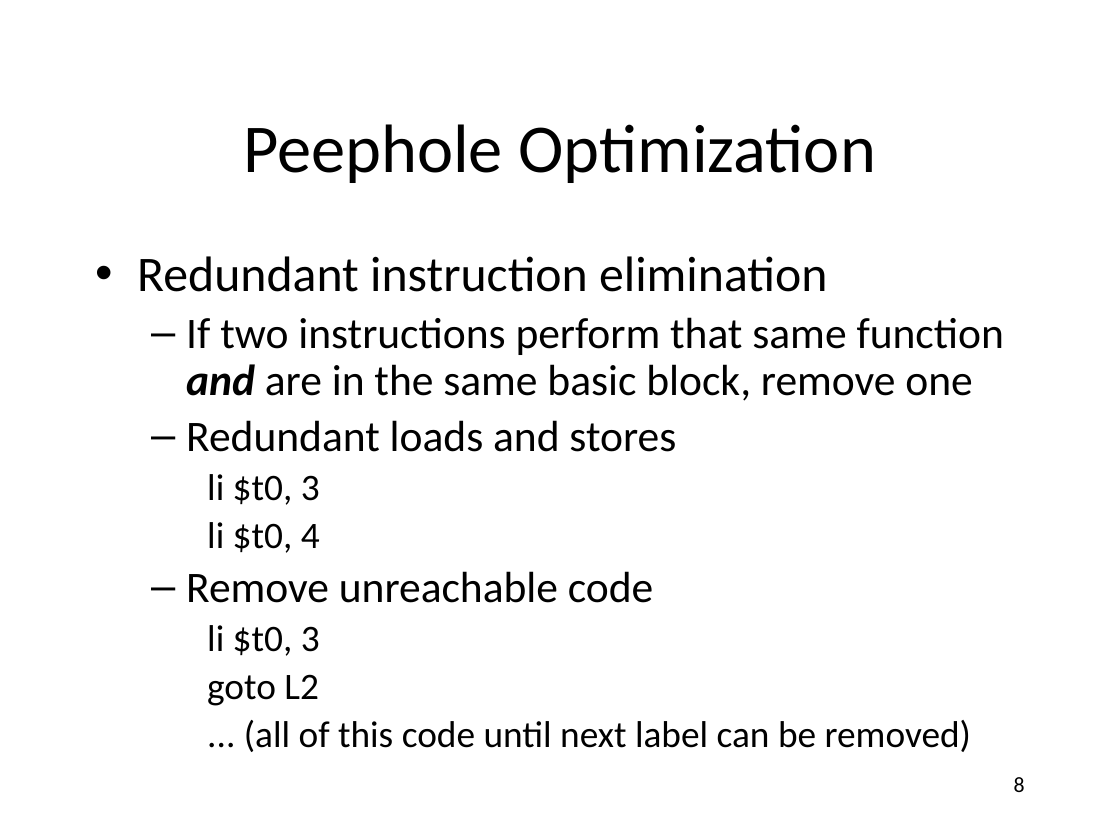
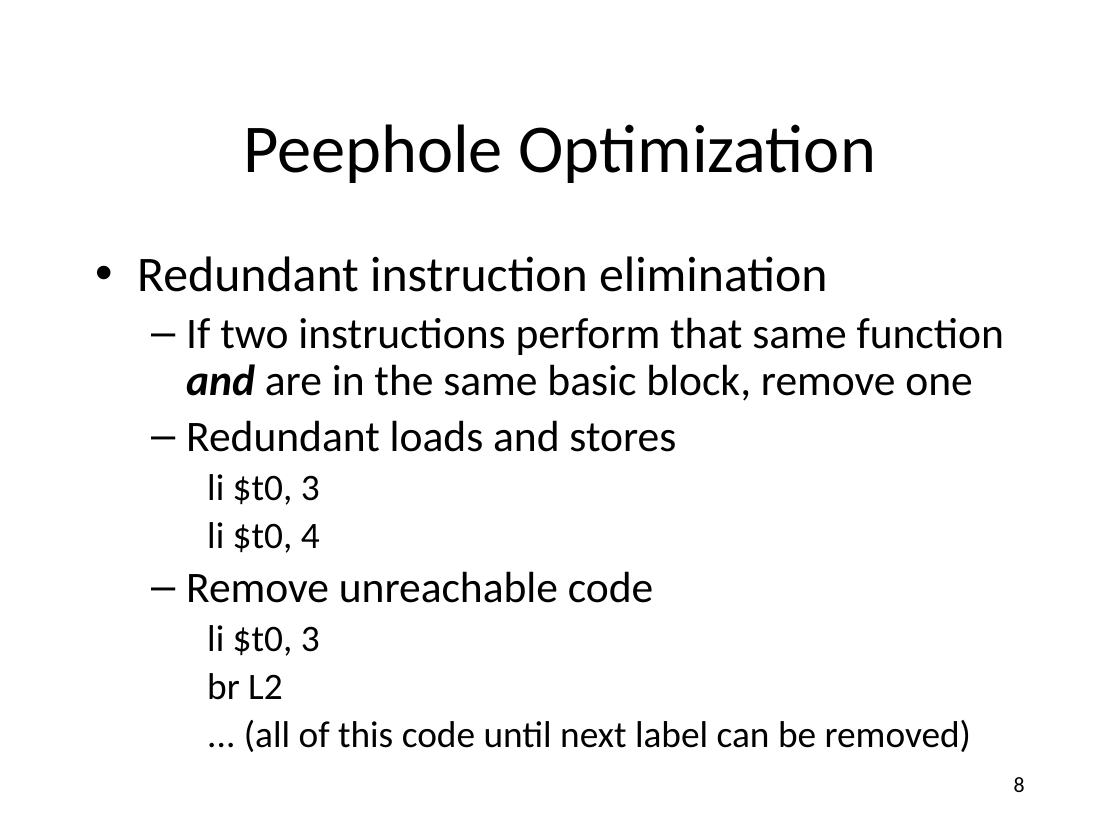
Before and after one commit to anoopsarkar/compilers-class, a slide deck: slide 8 of assets/ppt/opt/opt.pptx. Drawn at 1120x840 pixels with LibreOffice and Linux fonts; fonts in the diff are those of the drawing. Boxes give left, top, right and bottom in pixels: in the first picture for what was removed or moved away, otherwise in the second. Text is boxed around its words. In the diff, an @@ line names an element or a change of style, - is before the commit and + after.

```diff
--- a/assets/ppt/opt/opt.pptx
+++ b/assets/ppt/opt/opt.pptx
@@ text at <box>207,673,283,700</box>: text changed @@
-    goto L2
+    br L2
```
Also in this commit, not shown: 2 other files.
